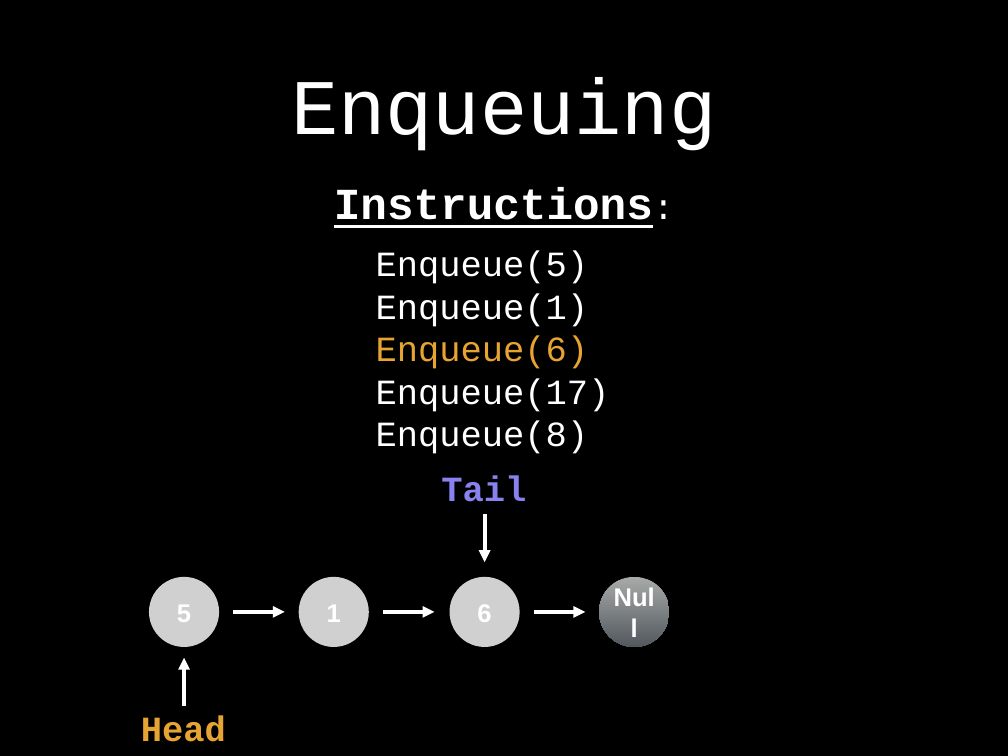
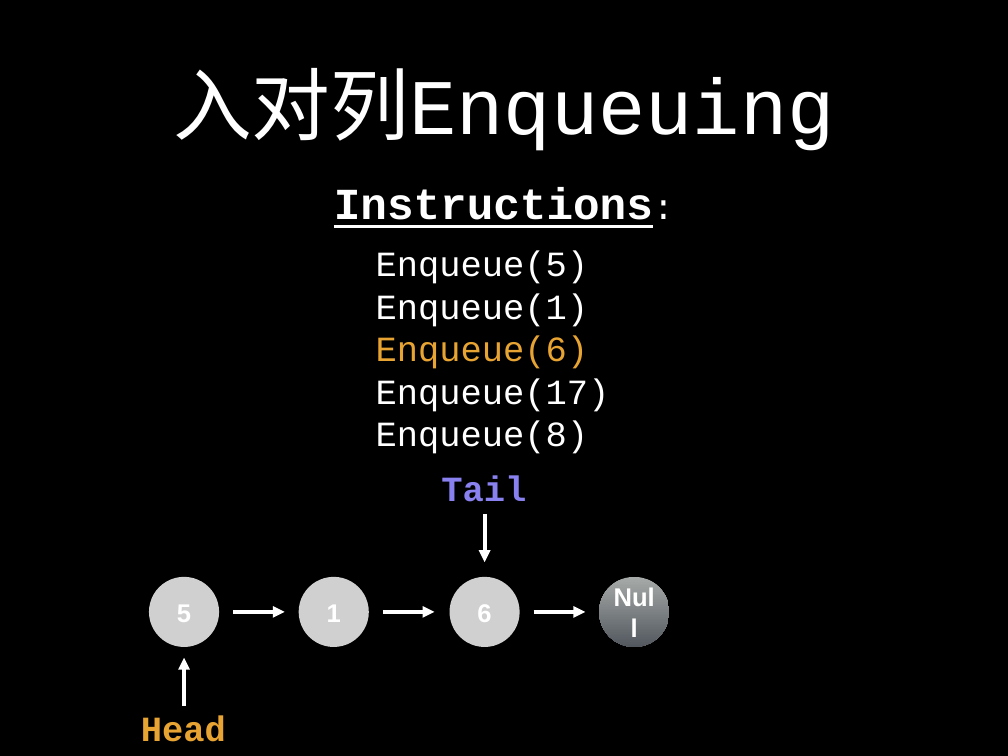
Before and after one commit to spring2go/Algorithms, a slide deck: slide 39 of slides/datastructures/queue/Queue.pptx (slide 29 before the commit). Drawn at 1008x756 pixels with LibreOffice and Linux fonts; fonts in the diff are those of the drawing; grey boxes stand for pictures. Boxes give left, top, right and bottom in pixels: in the first picture for what was removed or moved away, otherwise in the second. Text is boxed around its words. In the diff, an @@ line names an element or a change of style, - is before the commit and + after.

```diff
--- a/slides/datastructures/queue/Queue.pptx
+++ b/slides/datastructures/queue/Queue.pptx
@@ title at <box>173,68,835,151</box>: text changed @@
-Enqueuing
+入对列Enqueuing
```
Also in this commit, not shown: 37 other slides changed, 5 slides added, 4 slides removed, 3 other files.
